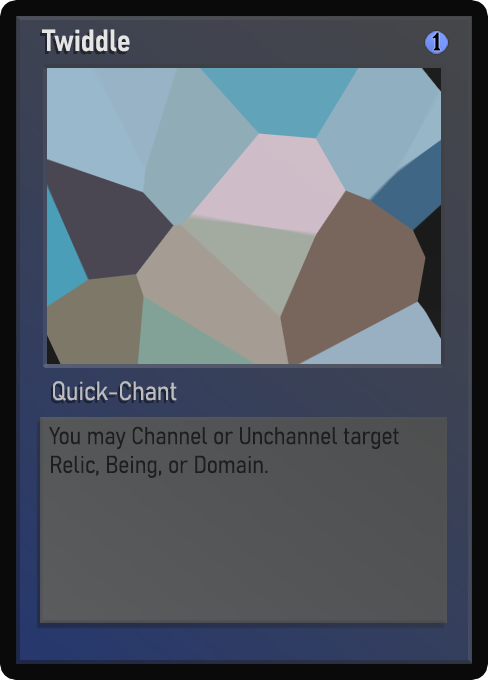
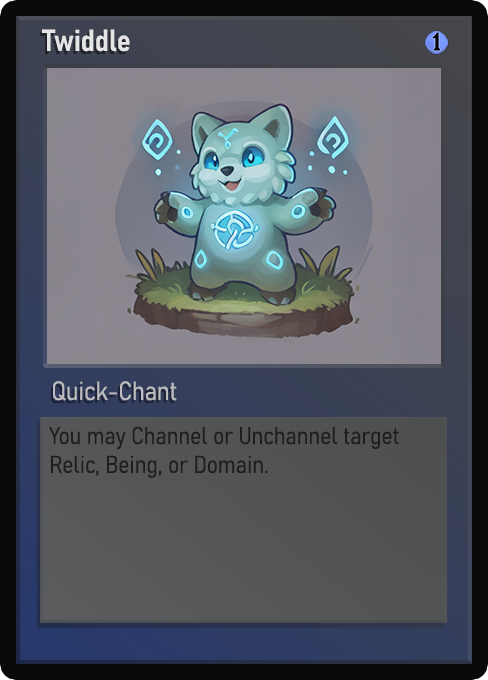
Revision of a layered (488, 680) image; what changed, layer by layer:
painted on "Name" over [82, 35, 130, 52]
painted on "Class" over [55, 383, 156, 401]
painted on "Desc_norm" over [57, 428, 397, 478]
painted on "Artwork" over [47, 68, 441, 364]
